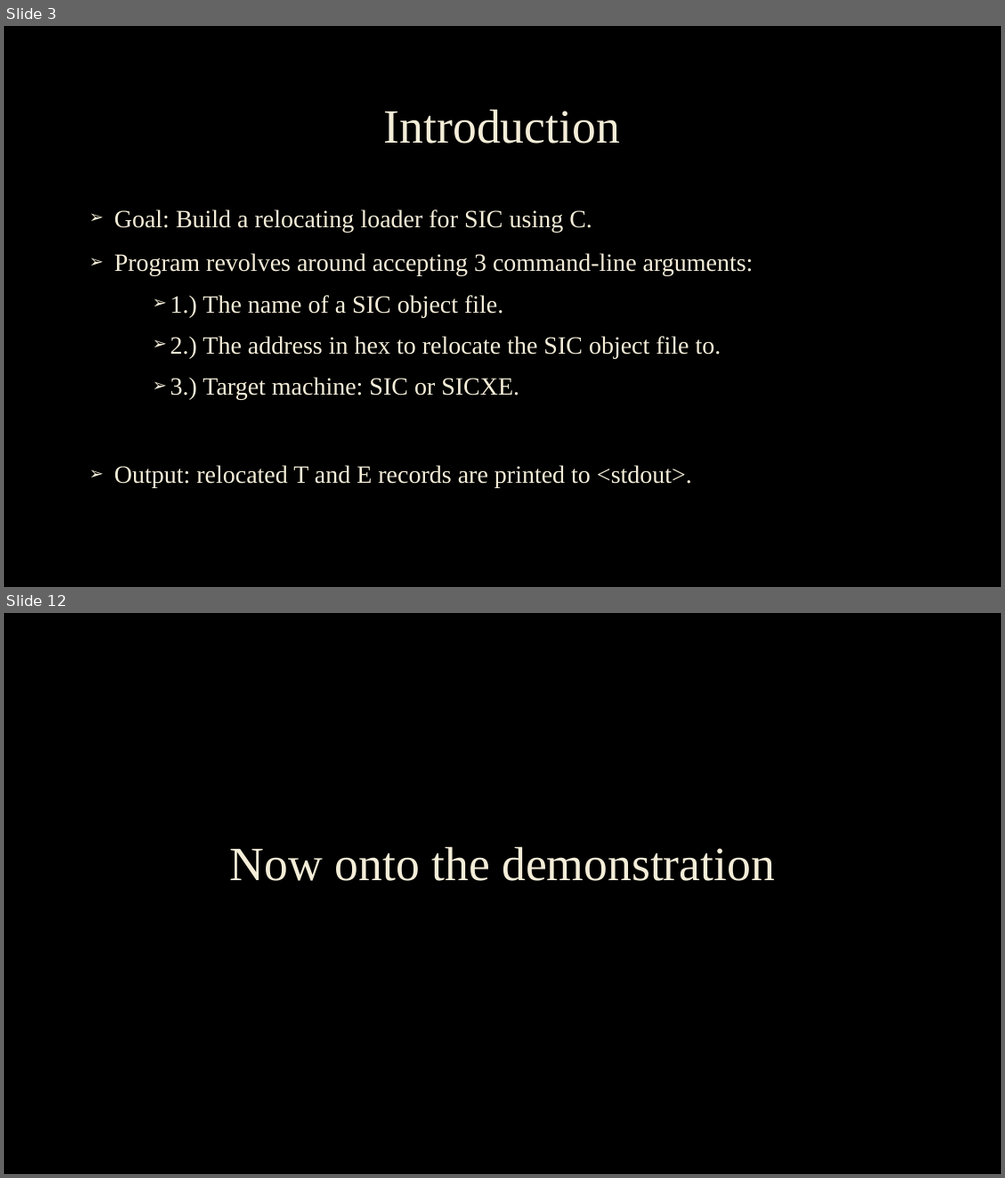
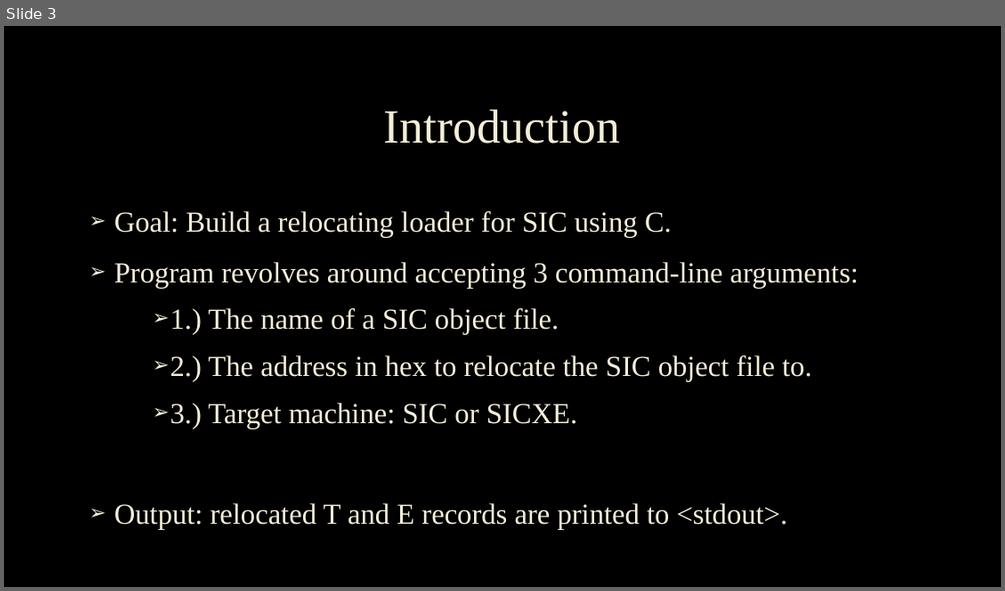
Before and after one commit to Nack2544/Relocating-Loader, a slide deck: Project4_Relocating-Loader.pptx. Shown one above the other, each under a label of ours: slides 3 and 12 before the commit, slide 3 after it; the slides between them are not shown. The pictures are 1005x1178 and 1005x591 pixels, drawn with LibreOffice and Linux fonts; fonts in the diff are those of the drawing; background and template pictures are left out. Boxes give left, top, right and bottom in pixels: in the first picture for what was removed or moved away, otherwise in the second. Text is boxed around its words. In the diff, an @@ line names an element or a change of style, - is before the commit and + after.

Commit message:
Add files via upload
Update to PowerPoint. Shorter, easier (not super technical), and includes a screenshot of code for style points?

```diff
--- a/Project4_Relocating-Loader.pptx
+++ b/Project4_Relocating-Loader.pptx
@@ slide 12 removed at (4, 613, 1001, 1174), background picture (left out) @@
@@ title removed at (230, 846, 775, 881) @@
-Now onto the demonstration
@@ slide 3 changed as well @@
@@ text "Goal: Build a relocating loader ..." at (114, 211, 858, 530): size 24 to 28 pt @@
```
Also in this commit, not shown: 2 other slides changed, 6 slides added, 8 other slides removed.
